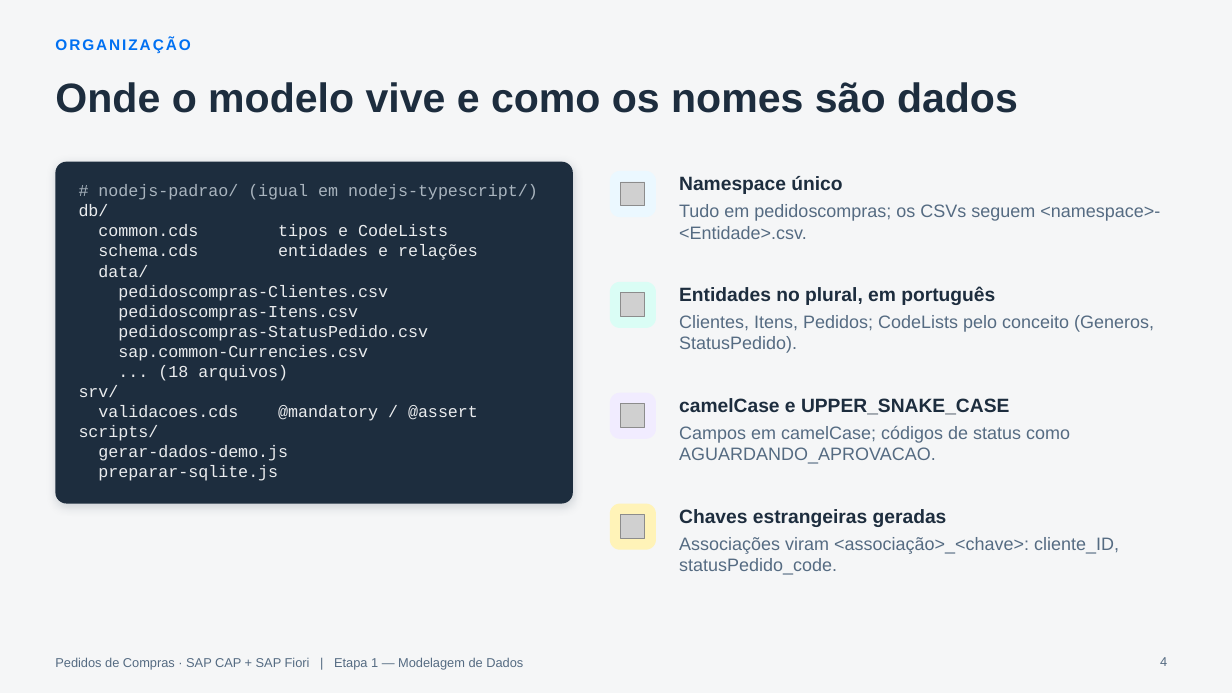
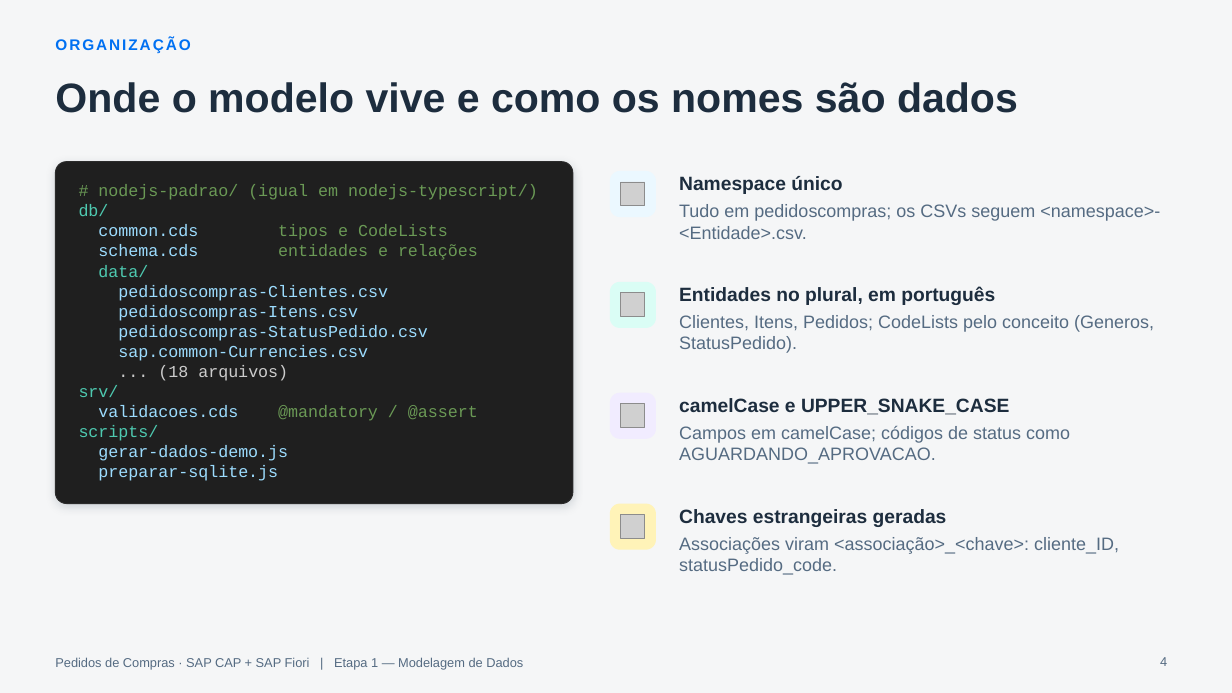
Before and after one commit to AdrianoBispo/sap-cap-nodejs-pedidos-de-compras-app, a slide deck: slide 4 of docs/apresentacoes/01-modelagem-de-dados.pptx. Drawn at 1232x693 pixels with LibreOffice and Linux fonts; fonts in the diff are those of the drawing; grey boxes stand for pictures. Boxes give left, top, right and bottom in pixels: in the first picture for what was removed or moved away, otherwise in the second. Text is boxed around its words. In the diff, an @@ line names an element or a change of style, - is before the commit and + after.

```diff
--- a/docs/apresentacoes/01-modelagem-de-dados.pptx
+++ b/docs/apresentacoes/01-modelagem-de-dados.pptx
@@ rounded rectangle at <box>55,162,573,504</box>: fill #1D2D3E to #1F1F1F; outline none to #2B2B2B 0.75 pt @@
@@ text "# nodejs-padrao/ (igual em nodejs-typescript/)" at <box>79,184,538,481</box>: text colour #A9B4BE to #6A9955 in "# nodejs-padrao/ (igual em nodejs-typescript/)"; text colour #EAECEE to #4EC9B0 in "db/", "data/", "srv/", "scripts/"; text colour #EAECEE to #9CDCFE in "common.cds", "schema.cds", "pedidoscompras-Clientes.csv", "pedidoscompras-Itens.csv" and 5 more places; text colour #EAECEE to #6A9955 in "tipos e CodeLists", "entidades e relações", "@mandatory / @assert"; text colour #EAECEE to #CCCCCC in "... (18 arquivos)" @@
```
Also in this commit, not shown: 6 other slides changed, 5 other files.
